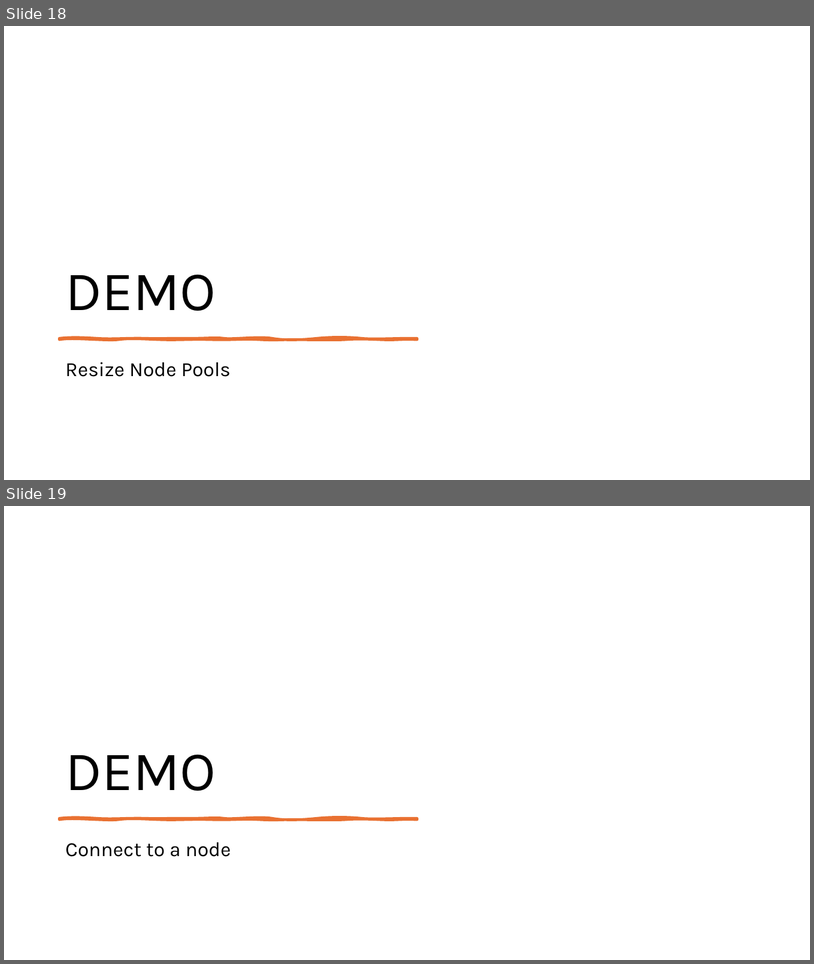
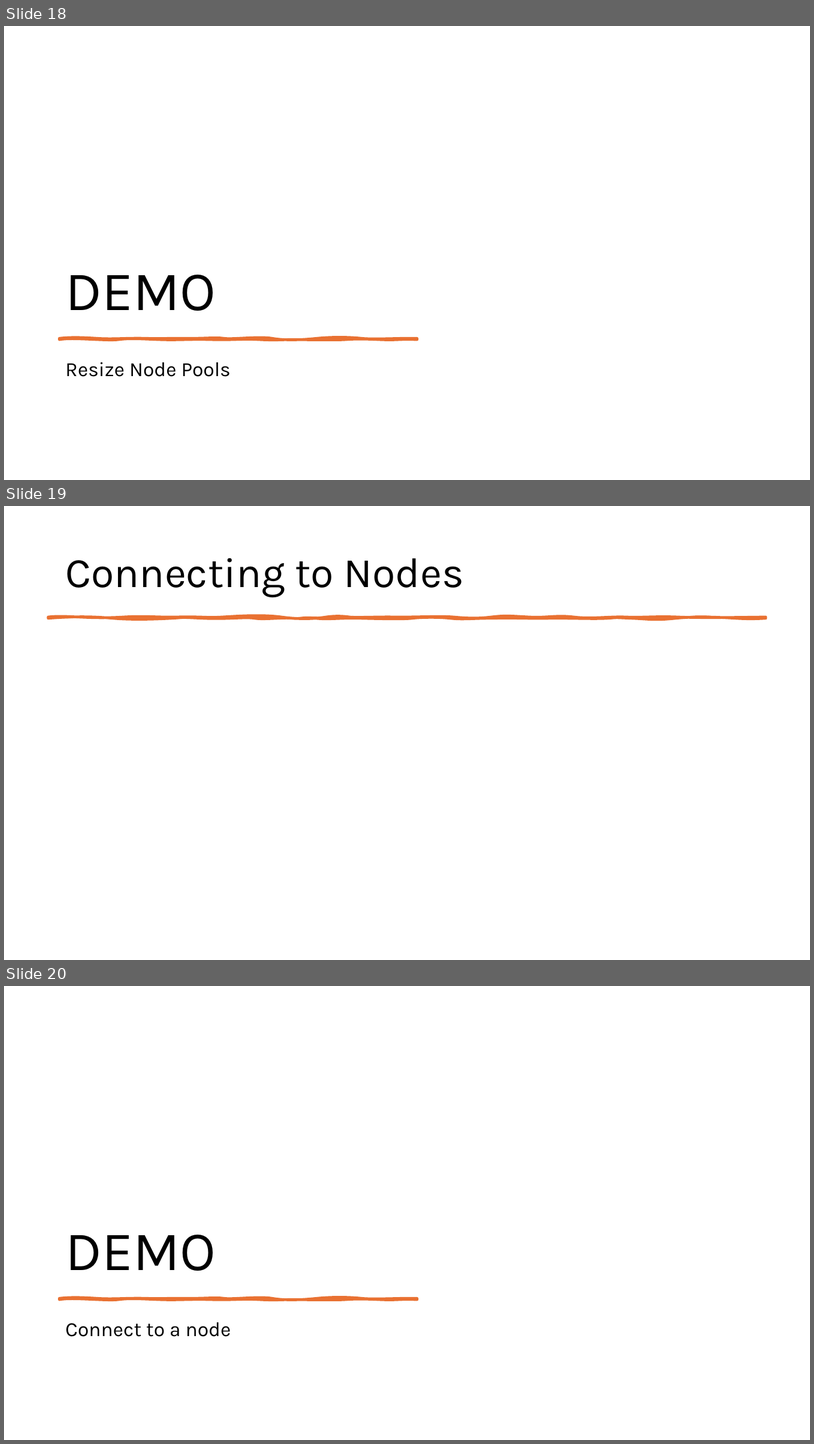
Before and after one commit to fhbilgen/AKSWorkshop, a slide deck: AKS_02_Node_Pools.pptx. Shown one above the other, each under a label of ours: slides 18 and 19 before the commit, slides 18, 19 and 20 after it. The pictures are 814x964 and 814x1444 pixels, drawn with LibreOffice and Linux fonts; fonts in the diff are those of the drawing. Boxes give left, top, right and bottom in pixels: in the first picture for what was removed or moved away, otherwise in the second. Text is boxed around its words. In the diff, an @@ line names an element or a change of style, - is before the commit and + after.

```diff
--- a/AKS_02_Node_Pools.pptx
+++ b/AKS_02_Node_Pools.pptx
@@ slide 19 added at box(4, 506, 810, 960), background #FFFFFF @@
@@ title added at box(65, 558, 464, 597), 50 pt, text #000000 @@
+Connecting to Nodes
@@ freeform shape added at box(48, 617, 766, 618), fill #E97132, outline #E97132 3.25 pt @@
@@ what was slide 19 is now slide 20 @@
```
Also in this commit, not shown: 7 other slides added, 2 slides removed, 6 other files.
